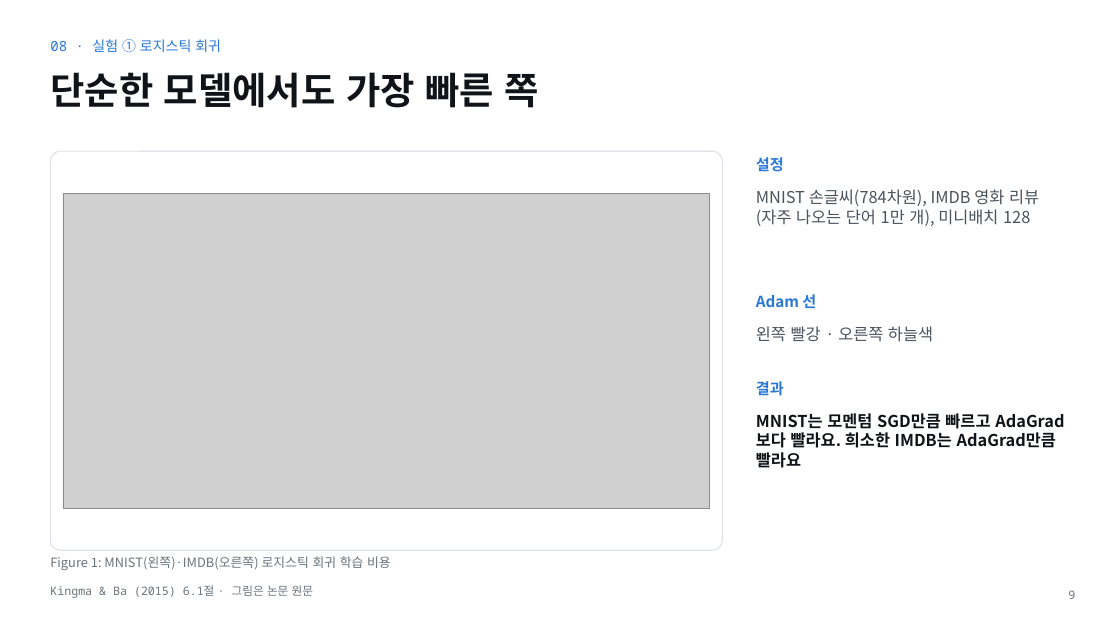
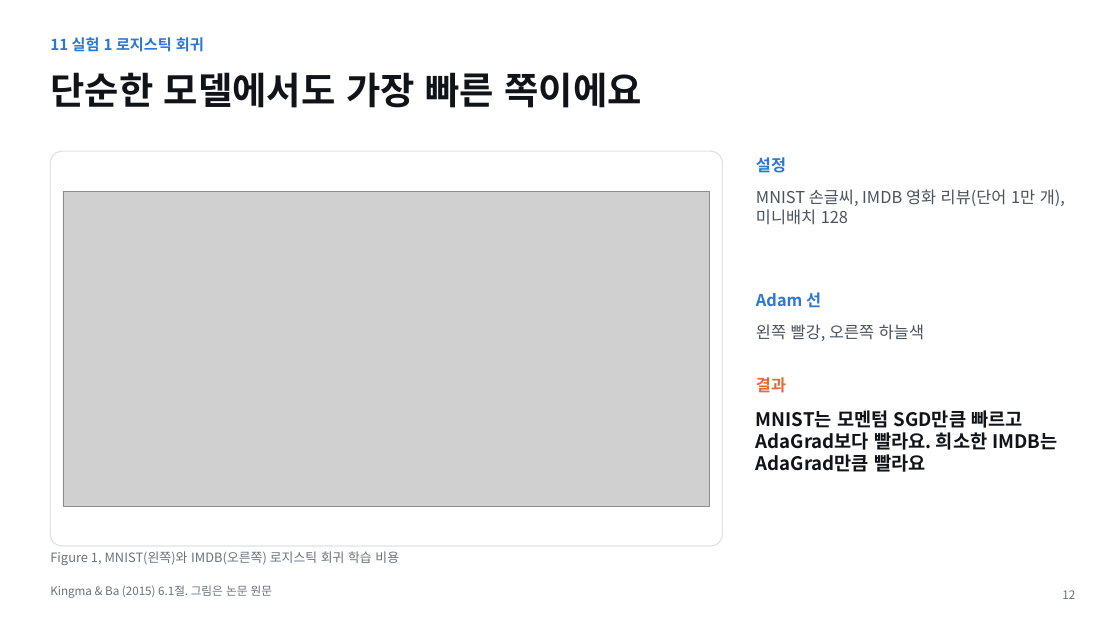
Before and after one commit to tkdgh123/tkdgh123.github.io, a slide deck: slide 12 of adam/Adam_PaperSeminar.pptx (slide 9 before the commit). Drawn at 1120x630 pixels with LibreOffice and Linux fonts; fonts in the diff are those of the drawing; grey boxes stand for pictures. Boxes give left, top, right and bottom in pixels: in the first picture for what was removed or moved away, otherwise in the second. Text is boxed around its words. In the diff, an @@ line names an element or a change of style, - is before the commit and + after.

```diff
--- a/adam/Adam_PaperSeminar.pptx
+++ b/adam/Adam_PaperSeminar.pptx
@@ text at (50,37,204,52): text changed; size 12 to 13 pt; font Noto Sans Mono to Noto Sans CJK KR; bold on @@
-08 · 실험 ① 로지스틱 회귀
+11 실험 1 로지스틱 회귀
@@ title at (50,72,641,108): text changed @@
-단순한 모델에서도 가장 빠른 쪽
+단순한 모델에서도 가장 빠른 쪽이에요
@@ rounded rectangle: place and size @@
-rounded rectangle at (50,151,723,550)
+rounded rectangle at (50,151,723,546)
@@ rounded rectangle at (50,151,723,546): proportions changed @@
@@ text "설정" at (756,157,786,173): size 13 to 14 pt @@
@@ text at (756,189,1065,225): text changed @@
-MNIST 손글씨(784차원), IMDB 영화 리뷰(자주 나오는 단어 1만 개), 미니배치 128
+MNIST 손글씨, IMDB 영화 리뷰(단어 1만 개), 미니배치 128
@@ text "Adam 선" at (756,292,821,308): size 13 to 14 pt @@
@@ text at (756,324,924,341): text changed @@
-왼쪽 빨강 · 오른쪽 하늘색
+왼쪽 빨강, 오른쪽 하늘색
@@ text "결과" at (756,377,786,393): size 13 to 14 pt, text colour #2A78D6 to #EB6834 @@
@@ text "MNIST는 모멘텀 SGD만큼 빠르고 AdaGrad보다 ..." at (756,410,1058,472): size 14 to 16 pt @@
@@ text at (50,551,399,565): text changed @@
-Figure 1: MNIST(왼쪽)·IMDB(오른쪽) 로지스틱 회귀 학습 비용
+Figure 1, MNIST(왼쪽)와 IMDB(오른쪽) 로지스틱 회귀 학습 비용
@@ text at (50,585,272,598): text changed; font Noto Sans Mono to Noto Sans CJK KR @@
-Kingma & Ba (2015) 6.1절 · 그림은 논문 원문
+Kingma & Ba (2015) 6.1절. 그림은 논문 원문
@@ page number at (1062,590,1075,599): text changed; font Noto Sans Mono to Noto Sans CJK KR @@
-9
+12
```
Also in this commit, not shown: 7 other slides changed, 9 slides added, 6 slides removed, 1 other file.
